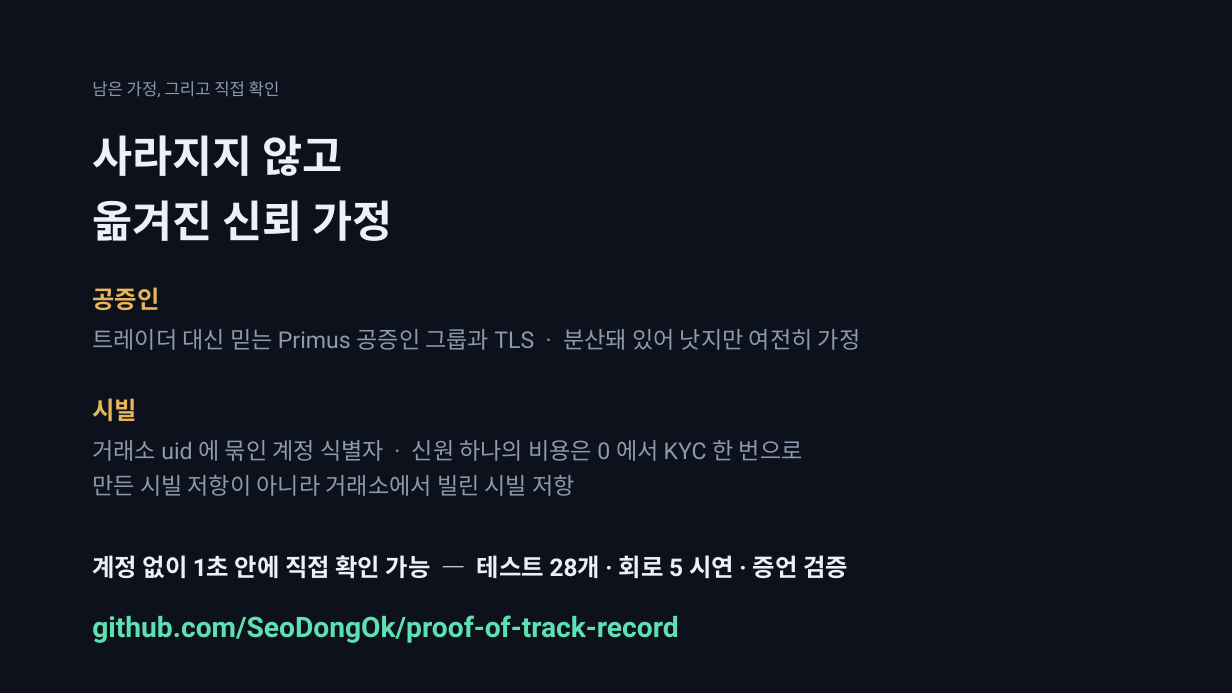
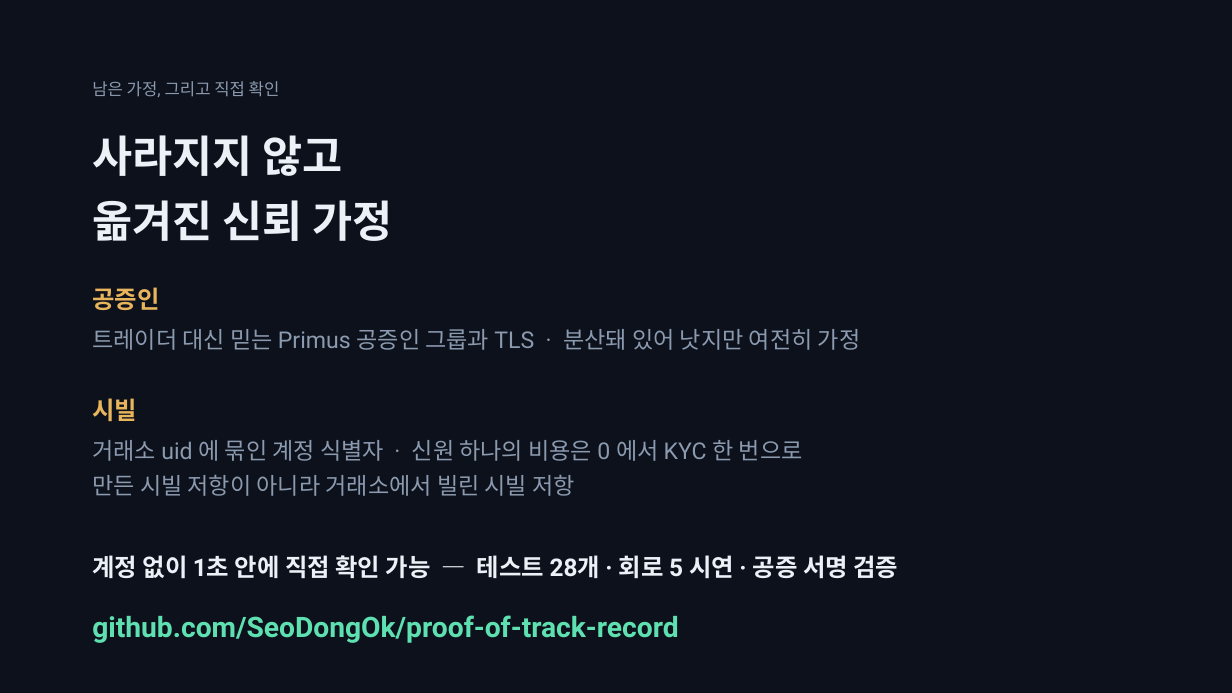
Before and after one commit to SeoDongOk/proof-of-track-record, a slide deck: slide 11 of deck/proof-of-track-record-talk.pptx. Drawn at 1232x693 pixels with LibreOffice and Linux fonts; fonts in the diff are those of the drawing. Boxes give left, top, right and bottom in pixels: in the first picture for what was removed or moved away, otherwise in the second. Text is boxed around its words. In the diff, an @@ line names an element or a change of style, - is before the commit and + after.

```diff
--- a/deck/proof-of-track-record-talk.pptx
+++ b/deck/proof-of-track-record-talk.pptx
@@ text at <box>92,555,898,579</box>: text changed @@
-계정 없이 1초 안에 직접 확인 가능 — 테스트 28개 · 회로 5 시연 · 증언 검증
+계정 없이 1초 안에 직접 확인 가능 — 테스트 28개 · 회로 5 시연 · 공증 서명 검증
```
Also in this commit, not shown: 2 other slides changed, 23 other files.
